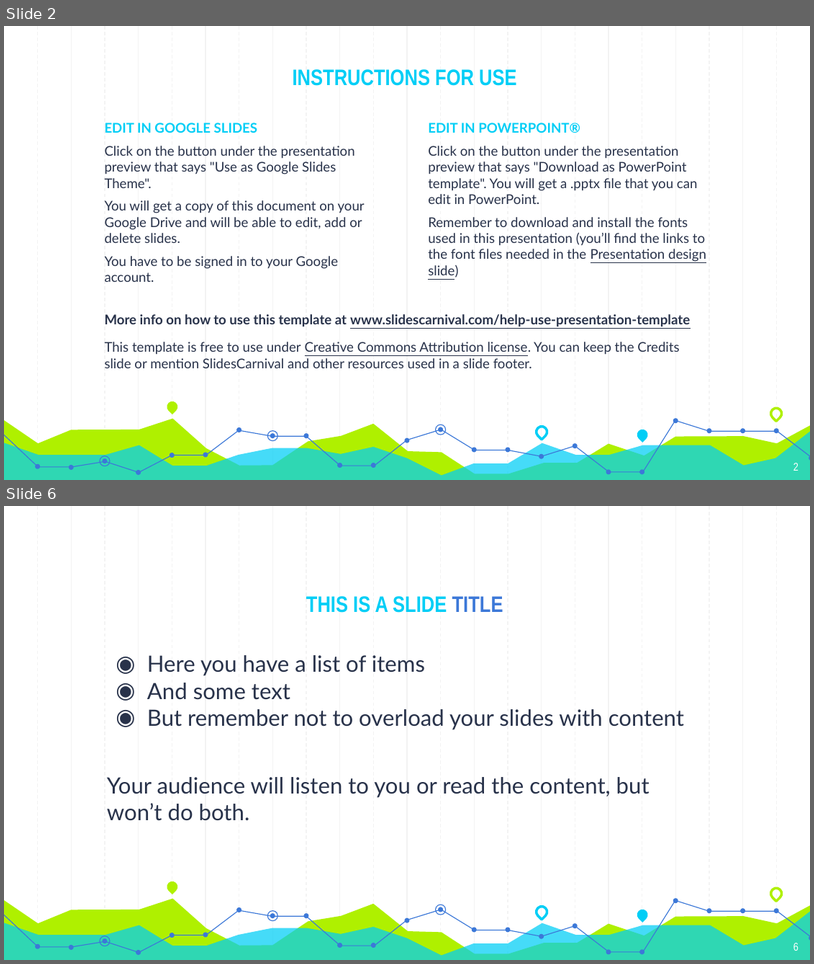
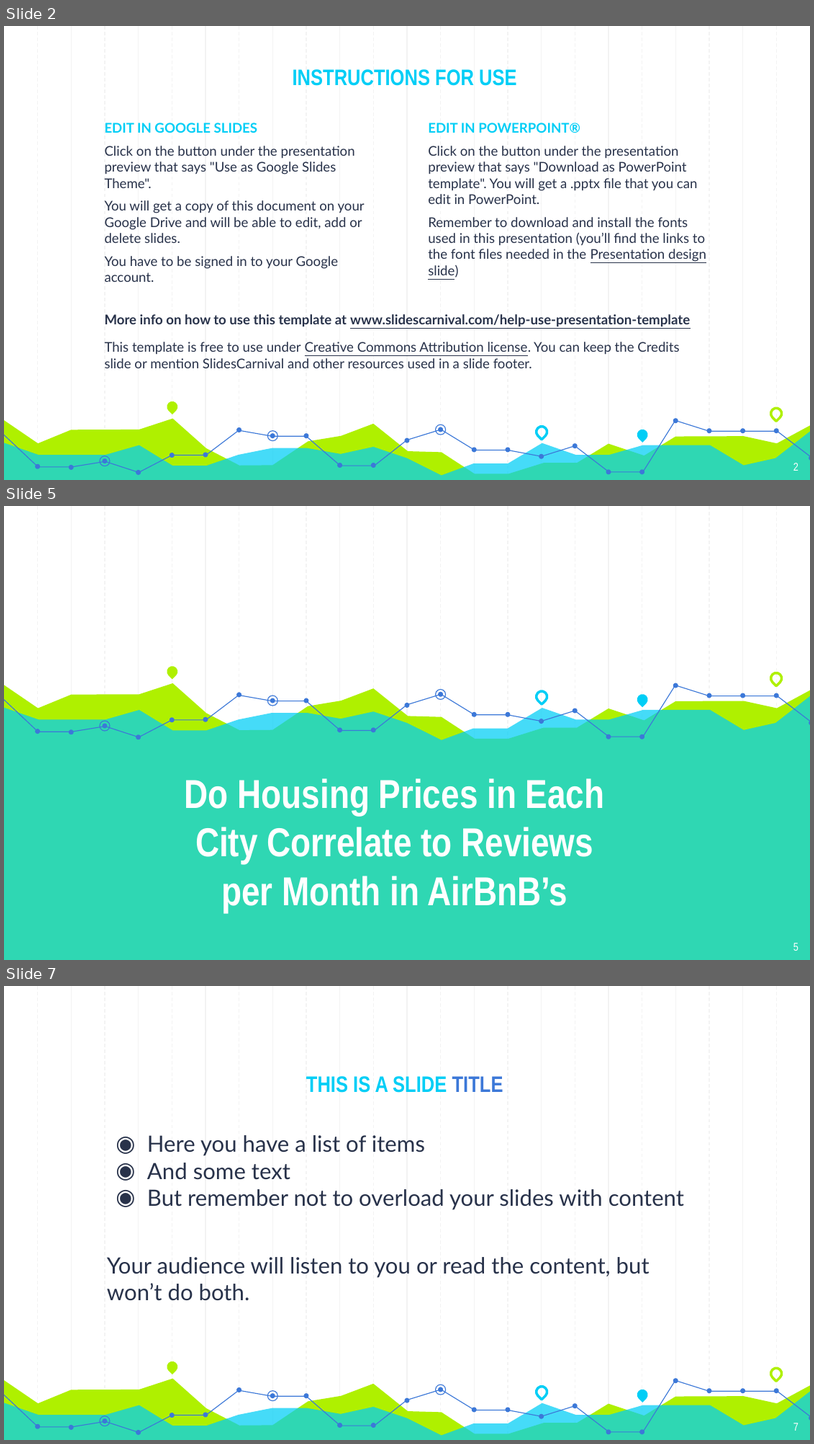
Before and after one commit to GT-Project1-A1/AirBNB, a slide deck: Resources/Project1_Template.pptx. Shown one above the other, each under a label of ours: slides 2 and 6 before the commit, slides 2, 5 and 7 after it; the slides between them are not shown. The pictures are 814x964 and 814x1444 pixels, drawn with LibreOffice and Linux fonts; fonts in the diff are those of the drawing. Boxes give left, top, right and bottom in pixels: in the first picture for what was removed or moved away, otherwise in the second. Text is boxed around its words. In the diff, an @@ line names an element or a change of style, - is before the commit and + after.

Commit message:
Review

```diff
--- a/Resources/Project1_Template.pptx
+++ b/Resources/Project1_Template.pptx
@@ slide 5 added at (4,506,810,960), background #FFFFFF; not listed: 23 template elements that a slide beside it also shows @@
@@ teardrop added at (165,664,180,678), fill #AFF000 @@
@@ teardrop added at (769,671,784,685), outline #AFF000 2.25 pt @@
@@ freeform shape added at (4,683,810,960), fill #AFF000 @@
@@ freeform shape added at (4,695,810,960), fill #00CEF6 at 73% opacity @@
@@ freeform shape added at (4,695,374,736), outline #3C78D8 0.75 pt @@
@@ ellipse added at (268,695,278,706), outline #3C78D8 0.75 pt @@
@@ freeform shape added at (374,685,676,736), outline #3C78D8 0.75 pt @@
@@ ellipse added at (435,689,446,700), outline #3C78D8 0.75 pt @@
@@ teardrop added at (534,688,549,703), outline #00CEF6 2.25 pt @@
@@ teardrop added at (635,692,650,707), fill #00CEF6 @@
@@ freeform shape added at (676,685,810,721), outline #3C78D8 0.75 pt @@
@@ ellipse added at (100,721,111,731), outline #3C78D8 0.75 pt @@
@@ group added at (36,682,810,739): 24 ellipses @@
@@ title added at (185,778,605,912), 36 pt, text #FFFFFF, bold @@
+Do Housing Prices in Each City Correlate to Reviews per Month in AirBnB’s
@@ page number added at (794,942,799,950), 10 pt, text #FFFFFF @@
+5
@@ what was slide 6 is now slide 7 @@
@@ page number at (794,1422,799,1430): text changed @@
-6
+7
```
Also in this commit, not shown: 7 slides changed, 3 other slides added, 3 slides removed, 1 other file.
